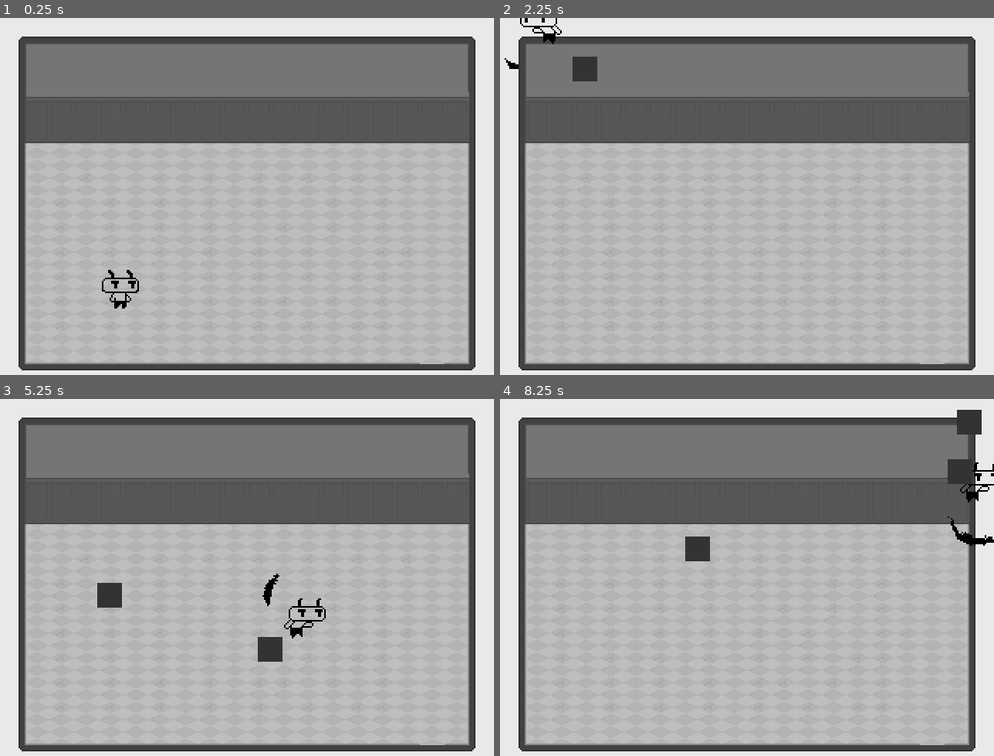
Above: before the commit, frames 1-4 (two rows, left to right).
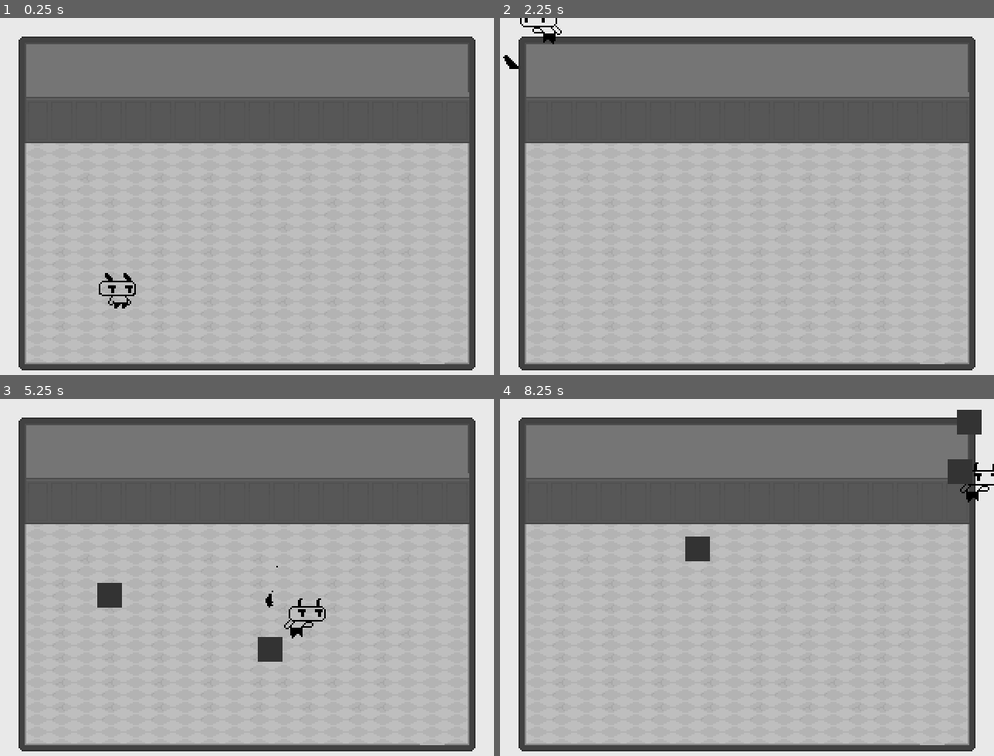
Above: after the commit, the same moments.

Repository: dead-rabbit-studio/hell-scout
Game: Godot game, scene res://main_game.tscn
Same seed, same stepped clock (60 frames per second), same inputs: the game is played once before the commit and once after it.
Inputs:
- Up to frame 1 (0.25 s): no input
- Up to frame 2 (2.25 s): hold Space (attack) 0.53-1.28 s; hold Up (move_up) 0.53-2.03 s; tap Space (attack) at 1.35 s; hold Left (move_left) from 2.03 s (still down); hold Space (attack) from 2.03 s (still down)
- Up to frame 3 (5.25 s): tap Enter at 2.75 s; release Space (attack) at 2.78 s; tap Space (attack) at 2.85, 4.35 s; release Left (move_left) at 3.53 s; hold Down (move_down) 3.53-4.28 s; hold Space (attack) 3.53-4.28 s; hold Right (move_right) 4.28-5.03 s; hold Up (move_up) from 5.03 s (still down); hold Space (attack) from 5.03 s (still down)
- Up to frame 4 (8.25 s): release Up (move_up) at 5.78 s; release Space (attack) at 5.78 s; hold Right (move_right) 5.78-8.03 s; tap Space (attack) at 5.85, 7.35 s; hold Space (attack) 6.53-7.28 s; hold Down (move_down) from 8.03 s (still down); hold Space (attack) from 8.03 s (still down)

The runs differ from the first frame. In frame 1, 0.3% of the frame differs, in the area x 20-29%, y 70-81%; in frame 2, 0.4%, in the area x 0-20%, y 10-18%; in frame 3, 0.1%; in frame 4, 0.2%.

Commit message:
refact: melee hitbox

Diff:
--- a/player/scouter/player.tscn
+++ b/player/scouter/player.tscn
@@ -106,7 +106,7 @@
 texture_filter = 1
 sprite_frames = SubResource("SpriteFrames_dpvev")
 animation = &"idle"
-frame_progress = 0.985444
+frame_progress = 0.394874
 
 [node name="Health" parent="." instance=ExtResource("3_c7lcy")]
 ignore_damage = true
--- a/weapons/melee_attack.gd
+++ b/weapons/melee_attack.gd
@@ -2,7 +2,7 @@
 
 enum ATTACK_DIRECTION { LEFT, TOP, RIGHT, BOTTOM }
 @export var attack_direction: ATTACK_DIRECTION = ATTACK_DIRECTION.RIGHT
-@onready var melee_area_shape: RectangleShape2D = $HitBox.get_node("CollisionShape2D").shape as RectangleShape2D
+@onready var melee_area_shape: RectangleShape2D = $CollisionShape2D.shape as RectangleShape2D
 @onready var _attack_vfx = $AttackVfx
 var player_position: Vector2 = Vector2.ZERO
 
--- a/weapons/melee_attack.tscn
+++ b/weapons/melee_attack.tscn
@@ -1,8 +1,7 @@
-[gd_scene load_steps=14 format=3 uid="uid://m42vso1w6gqq"]
+[gd_scene load_steps=12 format=3 uid="uid://m42vso1w6gqq"]
 
 [ext_resource type="Script" path="res://weapons/melee_attack.gd" id="1_i0l7d"]
 [ext_resource type="Texture2D" uid="uid://b7f7ledx7eh33" path="res://weapons/melee-attack-vfx.png" id="2_ererg"]
-[ext_resource type="Script" path="res://core/HitBox.gd" id="3_ahgm8"]
 
 [sub_resource type="RectangleShape2D" id="RectangleShape2D_b7tgf"]
 size = Vector2(18, 47.5)
@@ -64,9 +63,6 @@
 "speed": 14.0
 }]
 
-[sub_resource type="RectangleShape2D" id="RectangleShape2D_rbjwd"]
-size = Vector2(31, 62.5)
-
 [node name="MeleeAttack" type="Area2D"]
 position = Vector2(16, 32)
 collision_layer = 4
@@ -82,14 +78,6 @@
 [node name="AttackVfx" type="AnimatedSprite2D" parent="."]
 sprite_frames = SubResource("SpriteFrames_7yqwb")
 animation = &"attack"
-frame_progress = 0.862199
-
-[node name="HitBox" type="Area2D" parent="."]
-script = ExtResource("3_ahgm8")
-
-[node name="CollisionShape2D" type="CollisionShape2D" parent="HitBox"]
-position = Vector2(-0.5, 0.75)
-shape = SubResource("RectangleShape2D_rbjwd")
-debug_color = Color(0.839216, 0.588235, 0, 0.929412)
+frame_progress = 0.320794
 
 [connection signal="animation_finished" from="AttackVfx" to="." method="_on_attack_vfx_animation_finished"]
